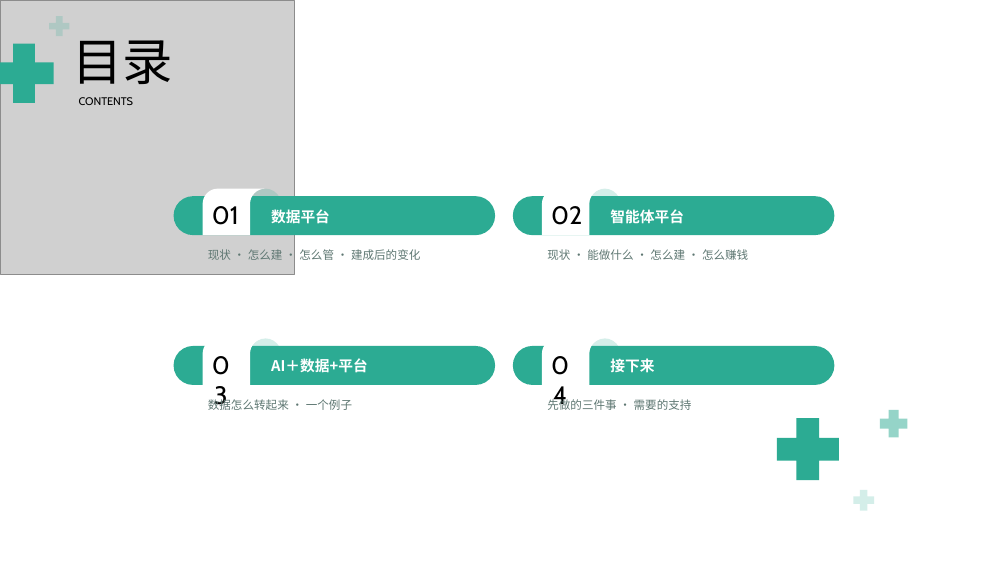
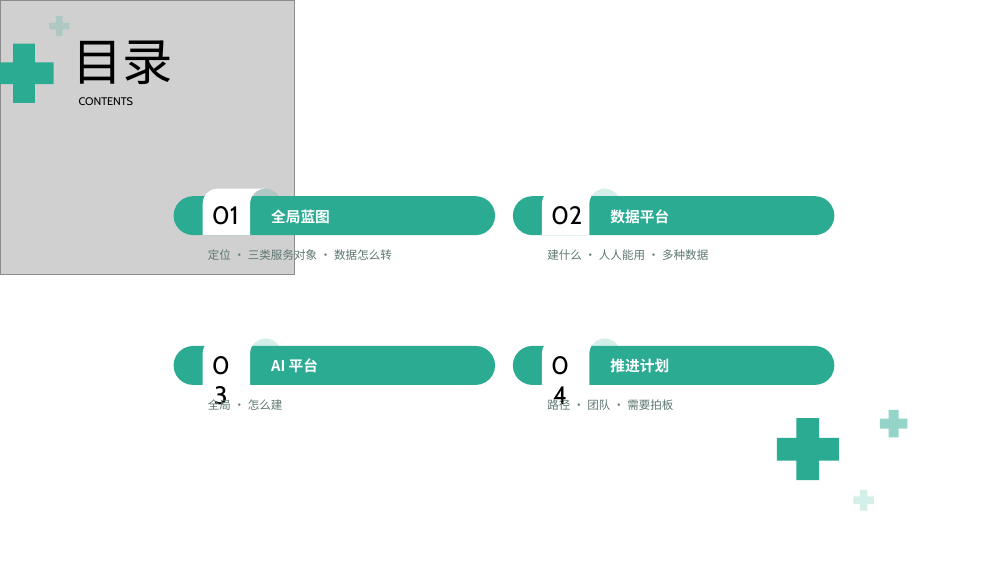
Before and after one commit to keanying/relevance, a slide deck: slide 2 of AI＋数据平台_老板汇报版.pptx. Drawn at 1008x567 pixels with LibreOffice and Linux fonts; fonts in the diff are those of the drawing; grey boxes stand for pictures; background and template pictures are left out. Boxes give left, top, right and bottom in pixels: in the first picture for what was removed or moved away, otherwise in the second. Text is boxed around its words. In the diff, an @@ line names an element or a change of style, - is before the commit and + after.

```diff
--- a/AI＋数据平台_老板汇报版.pptx
+++ b/AI＋数据平台_老板汇报版.pptx
@@ text at (271,209,330,223): text changed @@
-数据平台
+全局蓝图
@@ text at (610,209,669,224): text changed @@
-智能体平台
+数据平台
@@ text at (208,247,392,263): text changed @@
-现状 · 怎么建 · 怎么管 · 建成后的变化
+定位 · 三类服务对象 · 数据怎么转
@@ text at (547,249,708,260): text changed @@
-现状 · 能做什么 · 怎么建 · 怎么赚钱
+建什么 · 人人能用 · 多种数据
@@ text at (271,358,318,373): text changed @@
-AI＋数据+平台
+AI 平台
@@ text at (610,358,669,373): text changed @@
-接下来
+推进计划
@@ text at (248,399,283,410): text changed @@
-数据怎么转起来 · 一个例子
+全局 · 怎么建
@@ text at (587,399,673,410): text changed @@
-先做的三件事 · 需要的支持
+路径 · 团队 · 需要拍板
```
Also in this commit, not shown: 3 other slides changed, 13 slides added, 17 slides removed.
